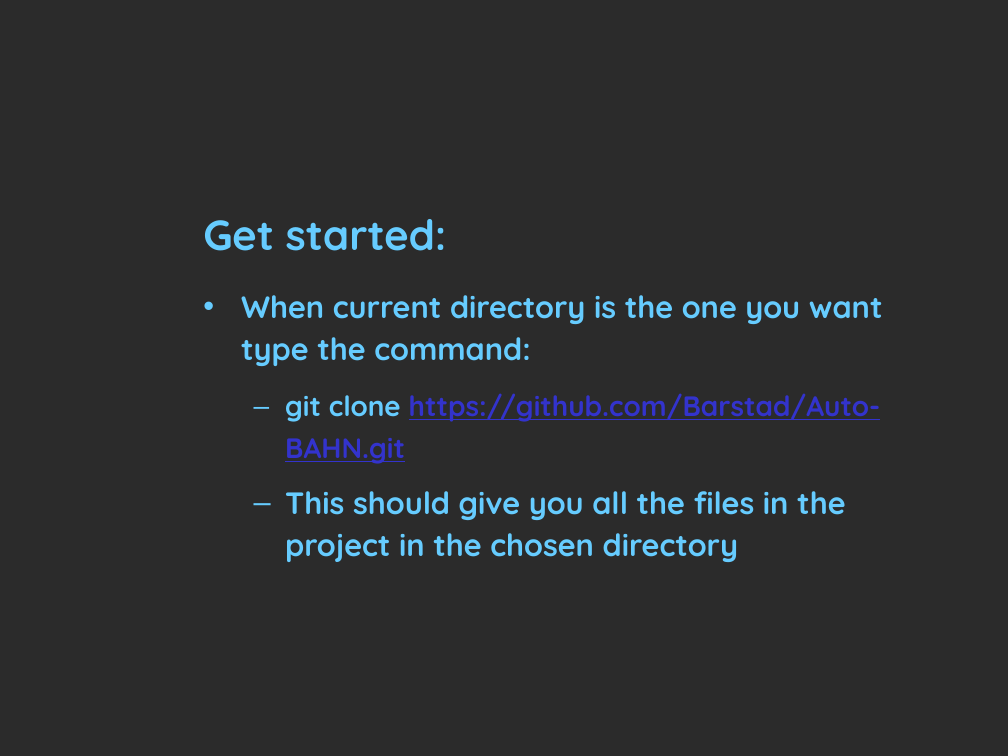
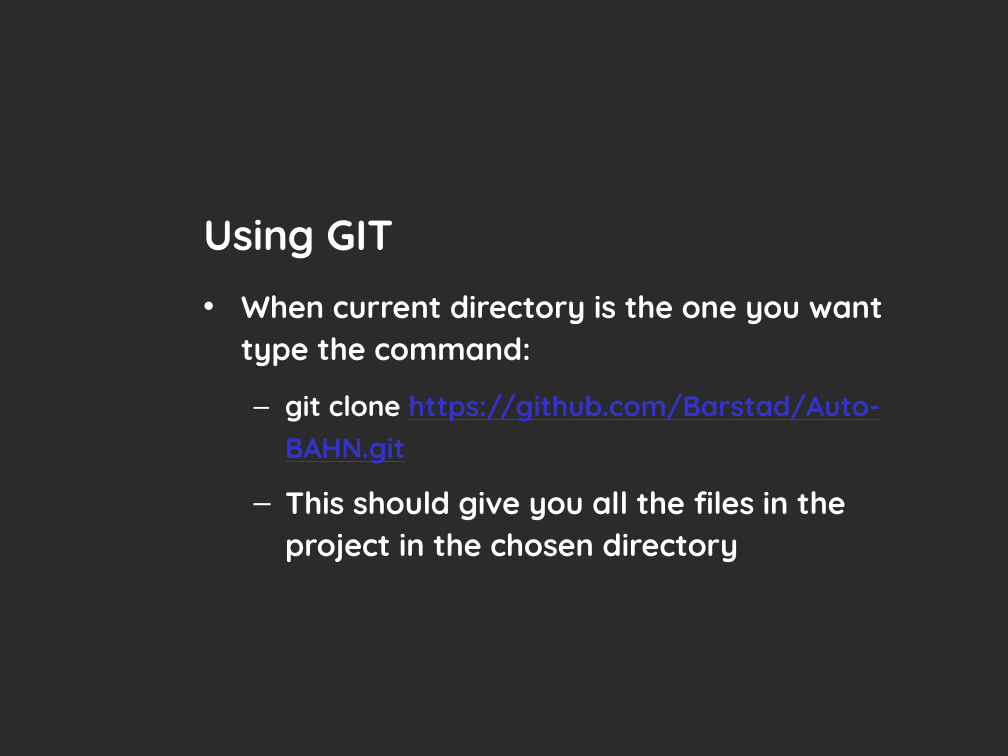
Before and after one commit to Barstad/Auto-BAHN, a slide deck: slide 4 of git_intro.pptx. Drawn at 1008x756 pixels with LibreOffice and Linux fonts; fonts in the diff are those of the drawing; background and template pictures are left out; a plain dark background stands for a picture behind light text. Boxes give left, top, right and bottom in pixels: in the first picture for what was removed or moved away, otherwise in the second. Text is boxed around its words. In the diff, an @@ line names an element or a change of style, - is before the commit and + after.

```diff
--- a/git_intro.pptx
+++ b/git_intro.pptx
@@ title at [203,220,393,259]: text changed; text colour #66CCFF to #FFFFFF @@
-Get started:
+Using GIT
@@ text "When current directory is the ..." at [241,295,883,562]: text colour #66CCFF to #FFFFFF in "When current directory is the one you ...", "git clone", "This should give you all the files ..." @@
```
Also in this commit, not shown: 4 other slides changed, 1 slide added.
